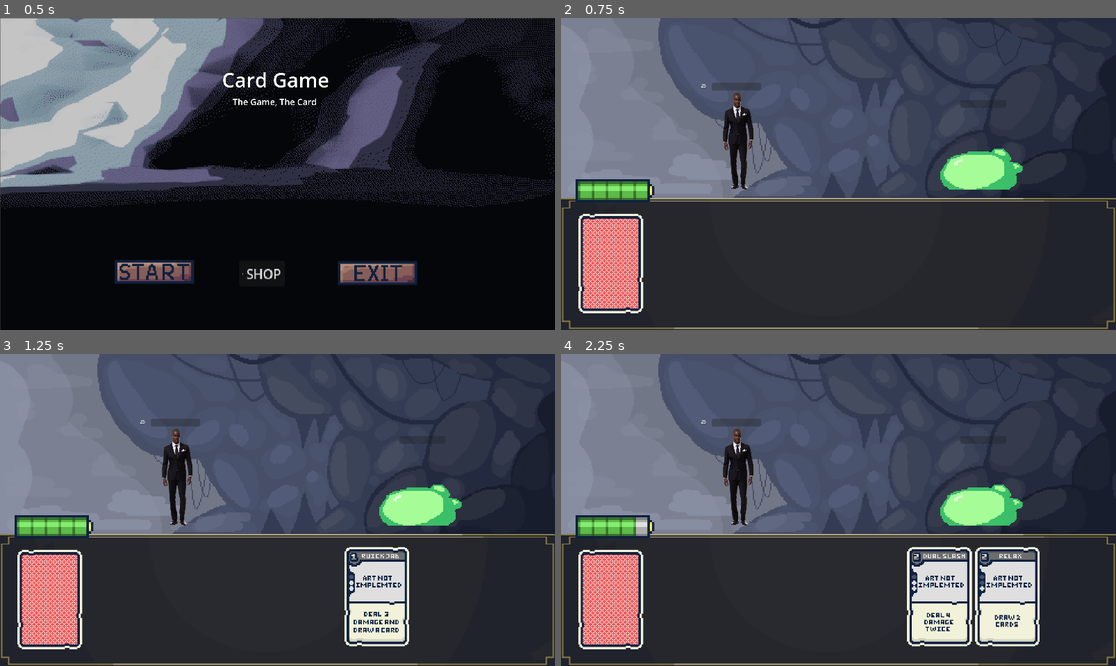
Above: before the commit, frames 1-4 (two rows, left to right).
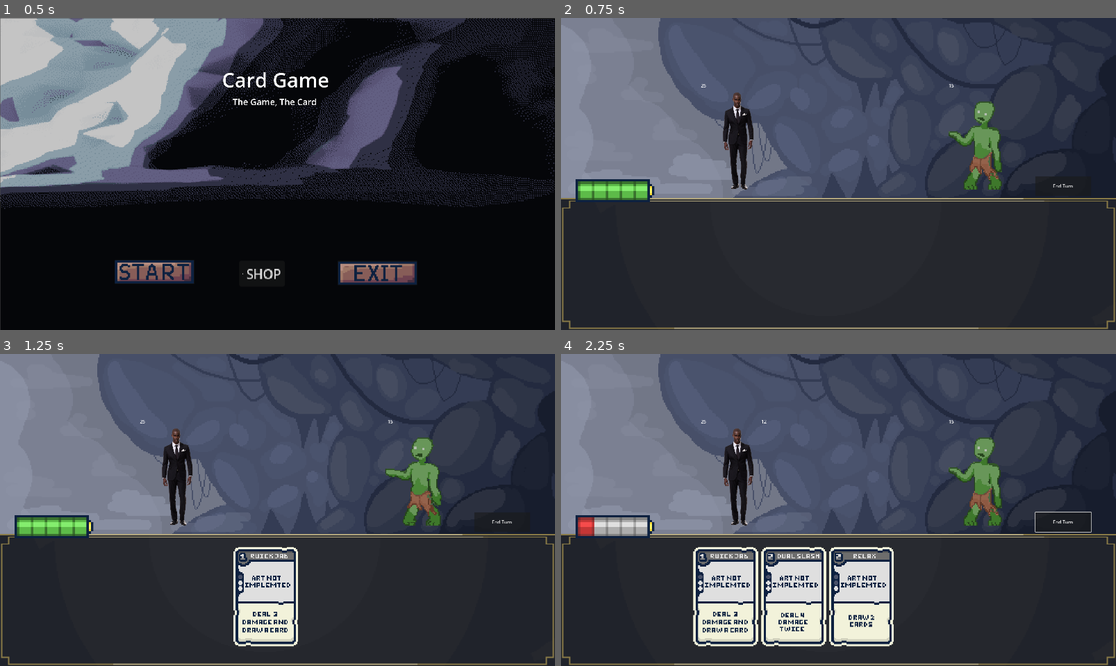
Above: after the commit, the same moments.

Repository: Fredeblok0912/Card_game
Game: Godot game, scene res://menu.tscn
Two runs of this game, one before a commit and one after it. Both use one fixed random seed, a clock stepped at 60 frames per second and the inputs below.
Inputs (mouse positions are in pixels of both pictures, inside the frame that each line leads up to):
- Up to frame 1 (0.5 s): no input
- Up to frame 2 (0.75 s): click (716, 270) at 0.5 s
- Up to frame 3 (1.25 s): no input
- Up to frame 4 (2.25 s): click (1060, 522) at 1.25 s, where only the run after the commit has a clickable "End Turn"; move the mouse to (882, 597) at 2.02 s; hold Up (ui_up) from 2.03 s (still down); click (882, 597) at 2.17 s

Frame 1 is identical in both runs. In frame 2, 5.9% of the frame differs, in the area x 3-93%, y 20-95%; in frame 3, 13%; in frame 4, 23%, in the area x 3-96%, y 20-95%.

Commit message:
Call me daddy kitten

Diff:
--- /dev/null
+++ b/Enemy_health_text.gd
@@ -0,0 +1,5 @@
+extends RichTextLabel
+
+
+func _process(delta: float) -> void:
+	set_text(str(Enemycode.enemy_health))
--- /dev/null
+++ b/Enemy_shield_text.gd
@@ -0,0 +1,8 @@
+extends RichTextLabel
+
+
+func _process(delta: float) -> void:
+	if Enemycode.enemy_shield > 0:
+		set_text(str(Enemycode.enemy_shield))
+	else:
+		set_text("")
--- a/Enemycode.gd
+++ b/Enemycode.gd
@@ -1,24 +1,62 @@
 extends Node2D
-class_name Enemy
 
-func _turn():
+var difficulty_mod = 1
+var loaded_enemy = 0
+
+var enemy_health = 1
+var enemy_max_health = 1
+var enemy_shield = 0
+
+var enemy_database = {
+	000: {
+		"name":"Slime",
+		"health":15,
+		"moves": [
+			{"damage": 5, "shield": 0, "healing": 0},   # Move 1
+			{"damage": 8, "shield": 0, "healing": 0},   # Move 2
+			{"damage": 0, "shield": 4, "healing": 0},   # Move 3
+			{"damage": 0, "shield": 2, "healing": 3}    # Move 4
+		]},
+	001: {
+		"name":"Zombie",
+		"health":17,
+		"moves": [
+			{"damage": 4, "shield": 0, "healing": 2},   # Move 1
+			{"damage": 6, "shield": 0, "healing": 3},   # Move 2
+			{"damage": 0, "shield": 4, "healing": 0},   # Move 3
+			{"damage": 0, "shield": 0, "healing": 5}   # Move 4
+]}}
+
+func load_enemy():
+	loaded_enemy = randi_range(0,1)
+	EnemySprites.set_sprite(loaded_enemy)
+	enemy_max_health = (enemy_database[loaded_enemy]["health"])*difficulty_mod
+	enemy_health = enemy_max_health
+
+func enemy_take_damage(amount):
+	for i in amount:
+		if enemy_shield != 0:
+			enemy_shield = enemy_shield -1
+		else:
+			enemy_health = enemy_health -1
+	if not enemy_health > 0:
+		Gamecode.enter_shop()
+
+func enemy_gain_shield(amount):
+	enemy_shield = enemy_shield + amount
+
+func enemy_regain_health(amount):
+	for i in amount:
+		if enemy_health != enemy_max_health:
+			enemy_health = enemy_health +1
+
+func prepare_action():
+	var chosen_move = randi_range(0,3)
+	var What_move_is_the_enemy_gonna_do = enemy_database[loaded_enemy]["moves"][chosen_move]
+	print(What_move_is_the_enemy_gonna_do)
+
+func action():
 	pass
 
-func _attack(value):
-	var player = $Player
-
-func _choose():
+func enemy_damage(action_value):
 	pass
-
-
-#moveset slime
-# - attack deal 5 damage x difficulty_mod
-# - attack deal 8 damage x difficulty_mod
-# - shield gain 4 block x difficulty_mod
-# - heal/shield regain 3 health and get 2 sheild x difficulty_mod
-
-#moveset zombie
-# - attack/heal deal 4 damage and regain 2 health x difficulty_mod
-# - attack/shield deal 6 damage and gian 3 shield x difficulty_mod
-# - shield gain 4 block x difficulty_mod
-# - heal regain 5 health x difficulty_mod
--- a/Gamecode.gd
+++ b/Gamecode.gd
@@ -9,6 +9,8 @@
 	Cardlist.current_decklist.shuffle()
 	draw_cards(3)
 	current_energy = 5
+	Enemycode.prepare_action()
+	Enemycode.load_enemy()
 
 
 func draw_cards(n: int):
@@ -68,10 +70,8 @@
 	var n = hand_sprites.size()
 	if n == 0:
 		return
-
-	# span = distance between first and last card centers
 	var span = (n - 1) * card_spacing
-	var first_center_x = viewport_width * 0.5 - span * 0.5
+	var first_center_x = viewport_width * 0.5 - span * 0.5 - 385
 
 	for i in range(n):
 		var center_x = first_center_x + i * card_spacing
@@ -90,10 +90,10 @@
 			print(current_energy)
 			card_played(card_id)
 			Cardlist.discard_pile.append(card_id)
-			remove_card(card_id, card_node)
+			remove_card_on_click(card_id, card_node)
 		else:
 			print("card too expensive")
-func remove_card(card_id: int, card_node: Area2D) -> void:
+func remove_card_on_click(card_id: int, card_node: Area2D) -> void:
 	var index = hand_sprites.find(card_node)
 	hand_sprites.remove_at(index)
 	Cardlist.hand_cards.remove_at(index)
@@ -114,7 +114,7 @@
 	if played_card_damage != 0:
 		for i in range(card_mult):
 			print(card_name," deals ", played_card_damage, " damage to the enemy")
-
+			Enemycode.enemy_take_damage(played_card_damage)
 
 func player_shield(card_id,card_name,card_mult):
 	var played_card_shield = Cardlist.card_database[card_id].get("shield")
@@ -128,7 +128,7 @@
 	if played_card_heal != 0:
 		for i in range(card_mult):
 			print(card_name," heals the player for ", played_card_heal, " health")
-			player.take_damage(-(played_card_heal))
+			player.regain_health(played_card_heal)
 
 func player_draw(card_id,card_name,card_mult):
 	var played_card_draw = Cardlist.card_database[card_id].get("draw")
--- a/Player_health_text.gd
+++ b/Player_health_text.gd
@@ -3,3 +3,4 @@
 
 func _process(delta: float) -> void:
 	set_text(str(player.player_health))
+	print(player.player_health)
--- a/character.gd
+++ /dev/null
@@ -1,19 +0,0 @@
-extends Node2D
-#class_name Character
-#@onready var gamecode: Node = get_node("/root/Gamecode")
-#
-#@export var health: int = 100
-#@export var max_health: int = 100
-#@export var shield: int = 0
-#@export var sprite: Sprite2D
-#@export var health_bar: ProgressBar
-		#
-#
-	#
-#func set_health(value: int):
-	#health = clamp(value, 0, max_health)
-	#if health_bar:
-		#health_bar.value = health
-#
-#func add_shield(value: int):
-	#shield = value
--- a/character.tscn
+++ b/character.tscn
@@ -1,8 +1,28 @@
 [gd_scene load_steps=2 format=3 uid="uid://c3xbw84xea4ft"]
 
-[ext_resource type="Script" uid="uid://xos4d1fevbex" path="res://character.gd" id="1_glpr6"]
+[sub_resource type="GDScript" id="GDScript_vu45j"]
+script/source = "extends Node2D
+#class_name Character
+#@onready var gamecode: Node = get_node(\"/root/Gamecode\")
+#
+#@export var health: int = 100
+#@export var max_health: int = 100
+#@export var shield: int = 0
+#@export var sprite: Sprite2D
+#@export var health_bar: ProgressBar
+		#
+#
+	#
+#func set_health(value: int):
+	#health = clamp(value, 0, max_health)
+	#if health_bar:
+		#health_bar.value = health
+#
+#func add_shield(value: int):
+	#shield = value
+"
 
 [node name="Character" type="Node2D"]
-script = ExtResource("1_glpr6")
+script = SubResource("GDScript_vu45j")
 
 [node name="Sprite2D" type="Sprite2D" parent="."]
--- a/enemy_sprites.gd
+++ b/enemy_sprites.gd
@@ -3,7 +3,9 @@
 var Enemy_sprites = ["Slime","Zombie"]
 
 func _ready() -> void:
-	var randomized_enemy = randi_range(0,1)
-	print(randomized_enemy)
-	var Current_enemy = Enemy_sprites[randomized_enemy]
-	$".".play(Current_enemy)
+	$".".play("Zombie")
+	pass
+
+func set_sprite(chosen):
+	pass
+	#har brugt to timer på lortet og det virker ikke, vi har en zombie sprite for nu
--- a/game.gd
+++ b/game.gd
@@ -1 +1,25 @@
 extends Node2D
+
+func _on_button_pressed() -> void:
+	end_turn()
+
+func end_turn():
+	Enemycode.action()
+
+
+
+
+
+
+
+
+
+
+
+	#Start of players next turn, reset energy and draw new cards
+
+	Gamecode.draw_cards(2)
+	Gamecode.current_energy = 5
+	player.player_shield = 0
+	Enemycode.enemy_shield = 0
+	Enemycode.prepare_action()
--- a/game.tscn
+++ b/game.tscn
@@ -1,8 +1,7 @@
-[gd_scene load_steps=39 format=3 uid="uid://dtcpvgfsi2cpv"]
+[gd_scene load_steps=42 format=3 uid="uid://dtcpvgfsi2cpv"]
 
 [ext_resource type="Script" uid="uid://lhlamou0ygmt" path="res://game.gd" id="1_e2o6t"]
 [ext_resource type="Script" uid="uid://bd08kuho0r3mb" path="res://Cardlist.gd" id="1_feb5d"]
-[ext_resource type="PackedScene" uid="uid://c3xbw84xea4ft" path="res://character.tscn" id="4_fc0e3"]
 [ext_resource type="Texture2D" uid="uid://dgy4k88yb6bgo" path="res://Art/gamer.png" id="5_hve3p"]
 [ext_resource type="Script" uid="uid://di04a0e3mofuf" path="res://player.gd" id="5_ryrav"]
 [ext_resource type="Script" uid="uid://d2x500dj2q6h5" path="res://Player_health_text.gd" id="6_boyg6"]
@@ -19,33 +18,11 @@
 [ext_resource type="Script" uid="uid://cym5fayah25hk" path="res://Energy Display.gd" id="10_lc2xo"]
 [ext_resource type="Texture2D" uid="uid://cm0lxsnak1foi" path="res://Art/sprite_slime_4.png" id="11_x5p1p"]
 [ext_resource type="Texture2D" uid="uid://ddkxwt4s50xj4" path="res://Art/sprite_slime_5.png" id="12_qhcbd"]
-[ext_resource type="Texture2D" uid="uid://c04dlj38bnf0d" path="res://Art/Cards/000 Cardback.png" id="13_lc2xo"]
-
-[sub_resource type="SpriteFrames" id="SpriteFrames_f1jbl"]
-animations = [{
-"frames": [{
-"duration": 1.0,
-"texture": ExtResource("7_rvswv")
-}, {
-"duration": 1.0,
-"texture": ExtResource("8_boyg6")
-}, {
-"duration": 1.0,
-"texture": ExtResource("9_e36ub")
-}, {
-"duration": 1.0,
-"texture": ExtResource("10_hb5m1")
-}, {
-"duration": 1.0,
-"texture": ExtResource("11_x5p1p")
-}, {
-"duration": 1.0,
-"texture": ExtResource("12_qhcbd")
-}],
-"loop": true,
-"name": &"default",
-"speed": 5.0
-}]
+[ext_resource type="Texture2D" uid="uid://pi0csmqovqxk" path="res://sprite_zombie_0.png" id="19_e36ub"]
+[ext_resource type="Texture2D" uid="uid://c86bc1ote7wq4" path="res://sprite_zombie_1.png" id="20_hb5m1"]
+[ext_resource type="Script" uid="uid://vp51ded4iwdj" path="res://enemy_sprites.gd" id="21_hb5m1"]
+[ext_resource type="Script" uid="uid://cr38awxe7fkwr" path="res://Enemy_health_text.gd" id="22_qhcbd"]
+[ext_resource type="Script" uid="uid://crxyguefblvk5" path="res://enemy_shield_text.gd" id="23_f1jbl"]
 
 [sub_resource type="AtlasTexture" id="AtlasTexture_boyg6"]
 atlas = ExtResource("9_iotsf")
@@ -168,6 +145,43 @@
 "speed": 1.0
 }]
 
+[sub_resource type="SpriteFrames" id="SpriteFrames_f1jbl"]
+animations = [{
+"frames": [{
+"duration": 1.0,
+"texture": ExtResource("7_rvswv")
+}, {
+"duration": 1.0,
+"texture": ExtResource("8_boyg6")
+}, {
+"duration": 1.0,
+"texture": ExtResource("9_e36ub")
+}, {
+"duration": 1.0,
+"texture": ExtResource("10_hb5m1")
+}, {
+"duration": 1.0,
+"texture": ExtResource("11_x5p1p")
+}, {
+"duration": 1.0,
+"texture": ExtResource("12_qhcbd")
+}],
+"loop": true,
+"name": &"Slime",
+"speed": 5.0
+}, {
+"frames": [{
+"duration": 1.0,
+"texture": ExtResource("19_e36ub")
+}, {
+"duration": 1.0,
+"texture": ExtResource("20_hb5m1")
+}],
+"loop": true,
+"name": &"Zombie",
+"speed": 5.0
+}]
+
 [node name="Game" type="Node2D"]
 script = ExtResource("1_e2o6t")
 
@@ -177,69 +191,9 @@
 [node name="GameCamera" type="Camera2D" parent="."]
 position = Vector2(576, 0)
 
-[node name="Character" parent="." instance=ExtResource("4_fc0e3")]
-
-[node name="Player" type="Node2D" parent="Character"]
-script = ExtResource("5_ryrav")
-
-[node name="Sprite2D" type="Sprite2D" parent="Character/Player"]
-z_index = -1
-position = Vector2(227, -112)
-scale = Vector2(0.5, 0.5)
-texture = ExtResource("5_hve3p")
-
-[node name="ProgressBar" type="ProgressBar" parent="Character/Player"]
-offset_left = 138.0
-offset_top = -316.0
-offset_right = 308.0
-offset_bottom = -289.0
-step = 1.0
-fill_mode = 1
-show_percentage = false
-
-[node name="Health Text" type="RichTextLabel" parent="Character/Player"]
-offset_left = 100.0
-offset_top = -318.0
-offset_right = 152.0
-offset_bottom = -265.0
-script = ExtResource("6_boyg6")
-
-[node name="Shield Text" type="RichTextLabel" parent="Character/Player"]
-offset_left = 309.0
-offset_top = -318.0
-offset_right = 361.0
-offset_bottom = -265.0
-script = ExtResource("7_e36ub")
-
-[node name="Enemy" type="Node2D" parent="Character"]
-script = ExtResource("6_rvswv")
-metadata/_custom_type_script = "uid://xos4d1fevbex"
-
-[node name="Enemy_health_bar" type="ProgressBar" parent="Character/Enemy"]
-offset_left = 997.0
-offset_top = -256.0
-offset_right = 1157.0
-offset_bottom = -229.0
-show_percentage = false
-
-[node name="Slime_Sprites" type="AnimatedSprite2D" parent="Character/Enemy"]
-position = Vector2(1061, -107)
-scale = Vector2(4, 4)
-sprite_frames = SubResource("SpriteFrames_f1jbl")
-frame = 1
-frame_progress = 0.13737
-
-[node name="Sprite2D3" type="Sprite2D" parent="Character/Enemy"]
-position = Vector2(-137, 53)
-scale = Vector2(4, 4)
-
-[node name="Sprite2D2" type="Sprite2D" parent="Character/Enemy"]
-position = Vector2(-137, 53)
-scale = Vector2(4, 4)
-
-[node name="Animated Sprites" type="Node" parent="."]
-
-[node name="Energy_sprite" type="AnimatedSprite2D" parent="Animated Sprites"]
+[node name="Static+Animated Sprites" type="Node" parent="."]
+
+[node name="Energy_sprite" type="AnimatedSprite2D" parent="Static+Animated Sprites"]
 z_index = -2
 position = Vector2(-197, 58)
 scale = Vector2(4, 4)
@@ -247,18 +201,13 @@
 animation = &"new_animation"
 script = ExtResource("10_lc2xo")
 
-[node name="Sprite2D" type="Sprite2D" parent="Animated Sprites"]
-position = Vector2(-212, 310)
-scale = Vector2(4, 4)
-texture = ExtResource("13_lc2xo")
-
-[node name="Background_sprite" type="Sprite2D" parent="Animated Sprites"]
+[node name="Background_sprite" type="Sprite2D" parent="Static+Animated Sprites"]
 z_index = -10
 position = Vector2(576, 0)
 scale = Vector2(4, 4)
 texture = ExtResource("10_iotsf")
 
-[node name="Old Background" type="AnimatedSprite2D" parent="Animated Sprites"]
+[node name="Old Background" type="AnimatedSprite2D" parent="Static+Animated Sprites"]
 visible = false
 z_index = -10
 position = Vector2(576, -6.67572e-06)
@@ -266,3 +215,65 @@
 sprite_frames = SubResource("SpriteFrames_boyg6")
 frame_progress = 0.104202
 script = ExtResource("9_vef74")
+
+[node name="Characters" type="Node" parent="."]
+
+[node name="Player" type="Node2D" parent="Characters"]
+script = ExtResource("5_ryrav")
+
+[node name="Sprite2D" type="Sprite2D" parent="Characters/Player"]
+z_index = -1
+position = Vector2(227, -112)
+scale = Vector2(0.5, 0.5)
+texture = ExtResource("5_hve3p")
+
+[node name="Health Text" type="RichTextLabel" parent="Characters/Player"]
+offset_left = 100.0
+offset_top = -318.0
+offset_right = 152.0
+offset_bottom = -265.0
+script = ExtResource("6_boyg6")
+metadata/_edit_use_anchors_ = true
+
+[node name="Shield Text" type="RichTextLabel" parent="Characters/Player"]
+offset_left = 309.0
+offset_top = -318.0
+offset_right = 361.0
+offset_bottom = -265.0
+script = ExtResource("7_e36ub")
+metadata/_edit_use_anchors_ = true
+
+[node name="Enemy" type="Node2D" parent="Characters"]
+script = ExtResource("6_rvswv")
+
+[node name="Enemy_sprites" type="AnimatedSprite2D" parent="Characters/Enemy"]
+position = Vector2(1061, -107)
+scale = Vector2(4, 4)
+sprite_frames = SubResource("SpriteFrames_f1jbl")
+animation = &"Zombie"
+script = ExtResource("21_hb5m1")
+
+[node name="Enemy Health Text" type="RichTextLabel" parent="Characters/Enemy"]
+offset_left = 957.0
+offset_top = -318.0
+offset_right = 1009.0
+offset_bottom = -265.0
+script = ExtResource("22_qhcbd")
+metadata/_edit_use_anchors_ = true
+
+[node name="Enemy Shield Text" type="RichTextLabel" parent="Characters/Enemy"]
+offset_left = 1166.0
+offset_top = -318.0
+offset_right = 1218.0
+offset_bottom = -265.0
+script = ExtResource("23_f1jbl")
+metadata/_edit_use_anchors_ = true
+
+[node name="Button" type="Button" parent="."]
+offset_left = 1257.0
+offset_top = 8.0
+offset_right = 1450.0
+offset_bottom = 76.0
+text = "End Turn"
+
+[connection signal="pressed" from="Button" to="." method="_on_button_pressed"]
--- a/player.gd
+++ b/player.gd
@@ -9,13 +9,17 @@
 		if player_shield != 0:
 			player_shield = player_shield -1
 		else:
-			player_health = player_health - 1
+			player_health = player_health -1
 	if not player_health > 0:
 		game_over()
-
 
 func gain_shield(amount):
 	player_shield = player_shield + amount
 
+func regain_health(amount):
+	for i in amount:
+		if player_health != player_max_health:
+			player_health = player_health +1
+
 func game_over():
 	get_tree().change_scene_to_file("res://game_over.tscn")
--- a/project.godot
+++ b/project.godot
@@ -21,6 +21,7 @@
 Gamecode="*res://Gamecode.gd"
 Enemycode="*res://Enemycode.gd"
 player="*res://player.gd"
+EnemySprites="*res://enemy_sprites.gd"
 
 [display]
 
Not shown, added: Enemy_health_text.gd.uid
Not shown, added: Enemy_shield_text.gd.uid
Not shown, removed: character.gd.uid
